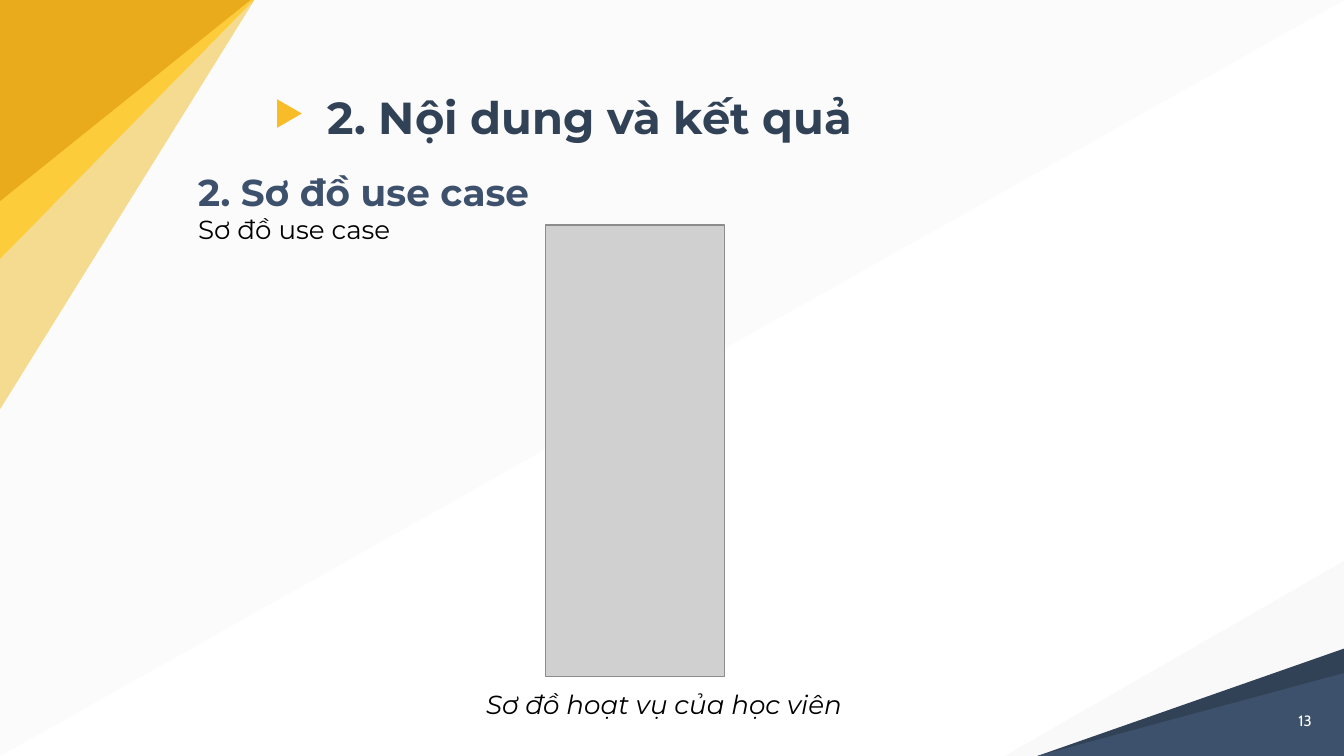
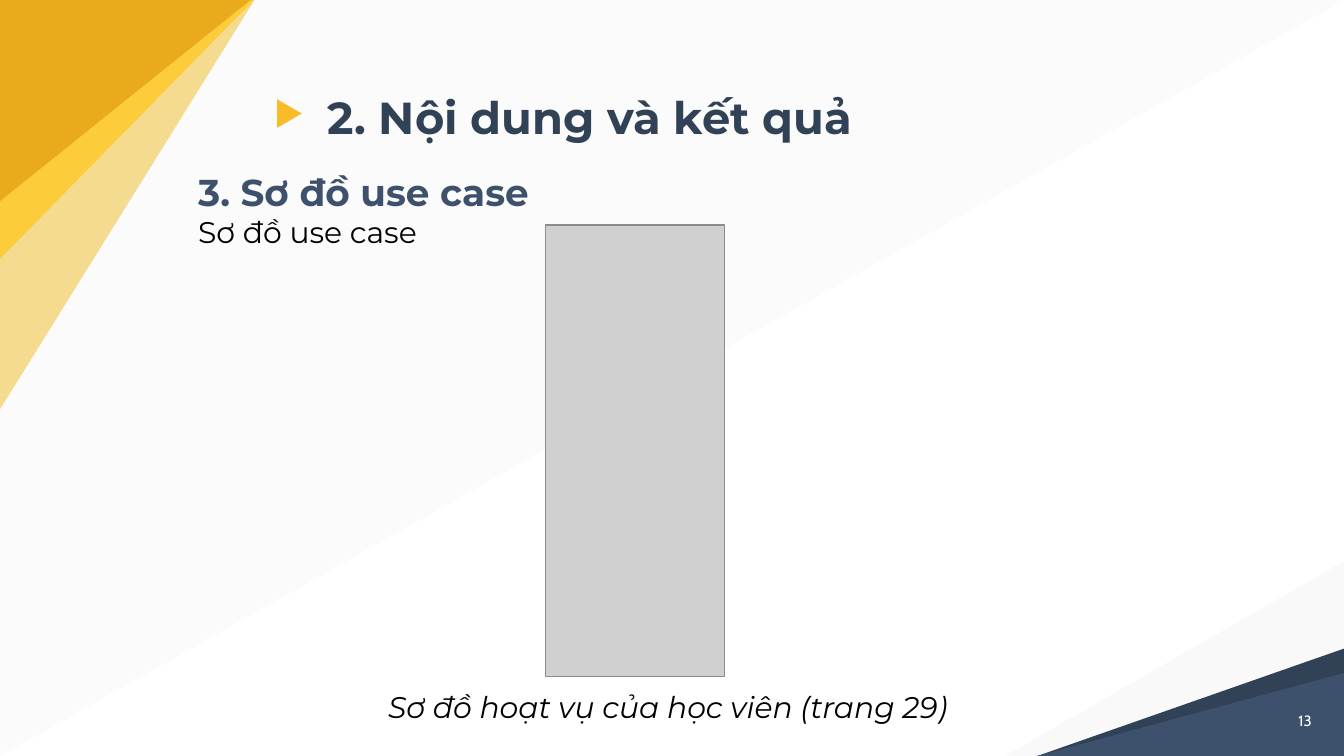
Before and after one commit to nghiale1/CongDongGiaSu, a slide deck: slide 13 of docs/thuyetTrinh_LeMinhNghia_B1605229.pptx. Drawn at 1344x756 pixels with LibreOffice and Linux fonts; fonts in the diff are those of the drawing; grey boxes stand for pictures. Boxes give left, top, right and bottom in pixels: in the first picture for what was removed or moved away, otherwise in the second. Text is boxed around its words. In the diff, an @@ line names an element or a change of style, - is before the commit and + after.

```diff
--- a/docs/thuyetTrinh_LeMinhNghia_B1605229.pptx
+++ b/docs/thuyetTrinh_LeMinhNghia_B1605229.pptx
@@ text at [198, 175, 529, 207]: text changed @@
-2. Sơ đồ use case
+3. Sơ đồ use case
@@ text at [198, 219, 417, 243]: size 14 to 16 pt in "Sơ đồ use case" @@
@@ text at [388, 694, 947, 724]: text changed; size 14 to 16 pt @@
-Sơ đồ hoạt vụ của học viên
+Sơ đồ hoạt vụ của học viên (trang 29)
```
Also in this commit, not shown: 19 other slides changed, 7 slides added, 2 slides removed, 34 other files.
